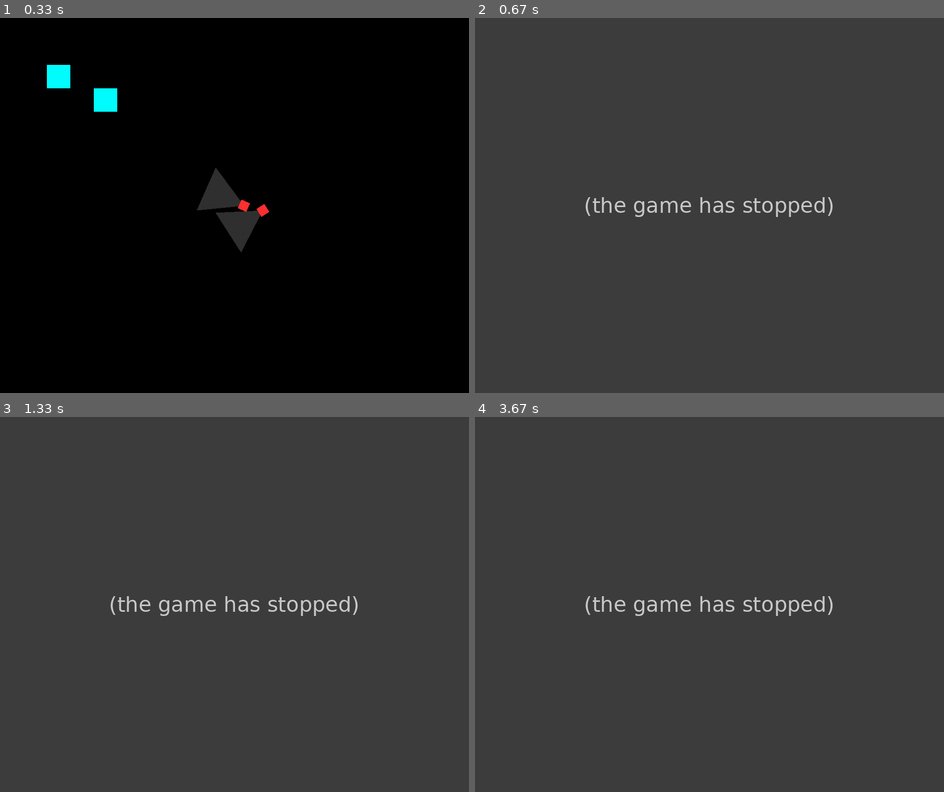
Above: before the commit, frames 1-4 (two rows, left to right).
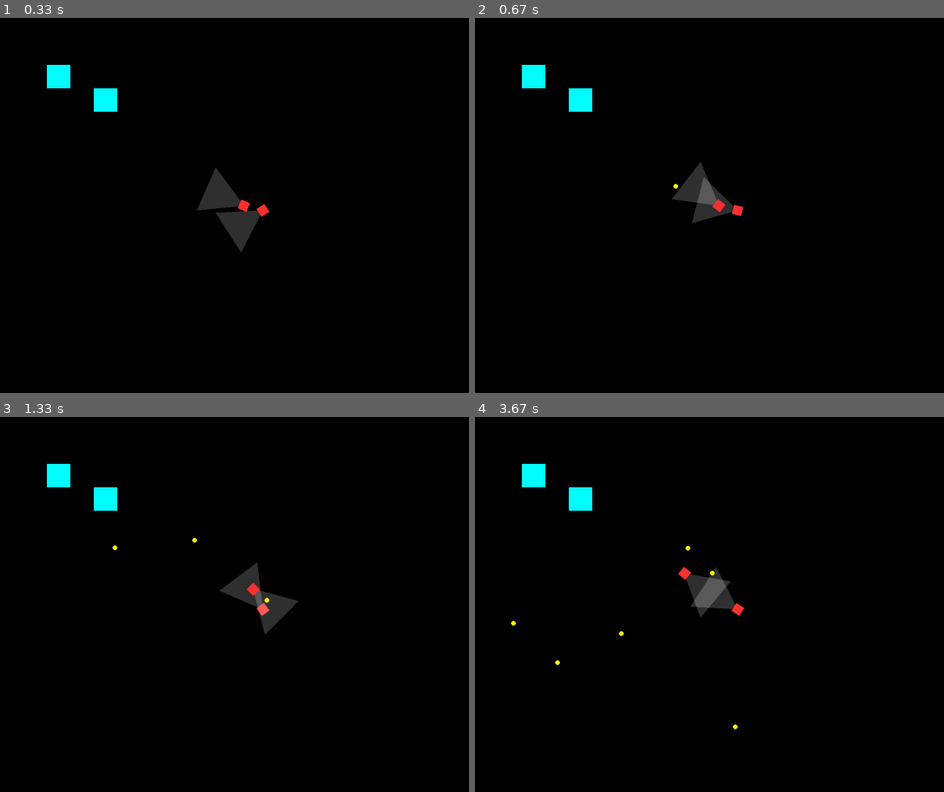
Above: after the commit, the same moments.

Repository: slalomsquid/2DShooter
Game: pygame game, started from main.py
Two runs of this game, one before a commit and one after it. Both use one fixed random seed, a clock stepped at 60 frames per second and the inputs below.
Inputs (mouse positions are in pixels of both pictures, inside the frame that each line leads up to):
- Up to frame 1 (0.33 s): no input
- Up to frame 2 (0.67 s): tap Space at 0.33 s
- Up to frame 3 (1.33 s): hold Right 0.67-1.13 s; move the mouse to (384, 593) at 0.7 s; tap Space at 0.73, 1.03, 1.23 s; hold Up from 1.17 s (still down); move the mouse to (234, 630) at 1.2 s
- Up to frame 4 (3.67 s): release Up at 1.47 s; hold Right 1.5-1.97 s; move the mouse to (596, 608) at 1.53 s; tap Space at 1.57, 1.87, 2.07, 2.37, 2.63, 2.97, 3.27, 3.4 s; hold Left 2-2.53 s; move the mouse to (756, 687) at 2.03 s; hold Down 2.57-2.87 s; move the mouse to (564, 690) at 2.6 s; hold Left 2.9-3.3 s; move the mouse to (779, 473) at 2.93 s; hold Up from 3.33 s (still down); move the mouse to (883, 735) at 3.37 s

Frame 1 is identical in both runs. In frame 2, 99% of the frame differs, in the area x 0-100%, y 0-100%; in frame 3, 99%; in frame 4, 100%.
Error before the commit: TypeError: Bullet.draw() missing 1 required positional argument: 'offset_y' (main.py line 112); the game stopped at 0.33 s (later frames are placeholders)

Commit message:
fix formatting and bullets

Diff:
--- a/main.py
+++ b/main.py
@@ -109,7 +109,7 @@
             surfaces.append(new_surf)
 
         for bullet in bullets[:]:
-            if (new_surf := bullet.draw(delta_time)):
+            if (new_surf := bullet.draw(offset_x, offset_y)):
                 surfaces.append(new_surf)
 
         for surface in surfaces:
--- a/player.py
+++ b/player.py
@@ -110,14 +110,7 @@
 
         pygame.draw.polygon(surface, (255, 255, 255, 50), poly)
 
-        # draw_rotated_rect(surface, self.color, (self.x - self.size_x//2 - offset_x, self.y - self.size_y//2 - offset_y, self.size_x, self.size_y), self.rotation, (self.x, self.y))
-
-        draw_rotated_rect(surface, self.color,
-    (self.x - self.size_x//2 - offset_x,
-     self.y - self.size_y//2 - offset_y,
-     self.size_x, self.size_y),
-    self.rotation,
-    (self.x - offset_x, self.y - offset_y))
+        draw_rotated_rect(surface, self.color, (self.x - self.size_x//2 - offset_x, self.y - self.size_y//2 - offset_y, self.size_x, self.size_y), self.rotation, (self.x - offset_x, self.y - offset_y))
 
         return surface
 
